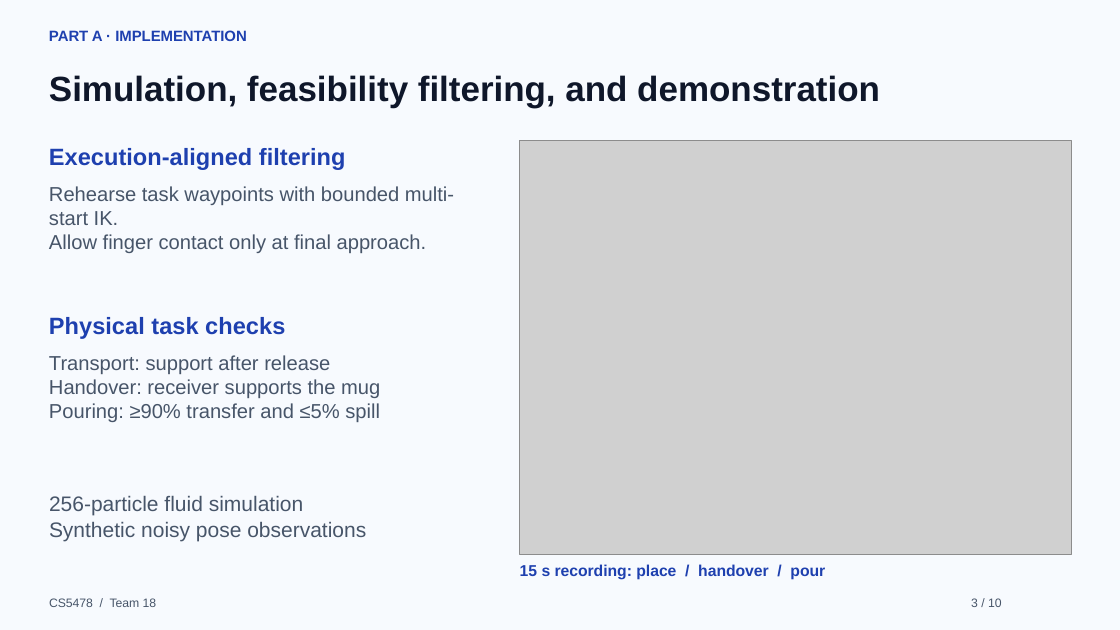
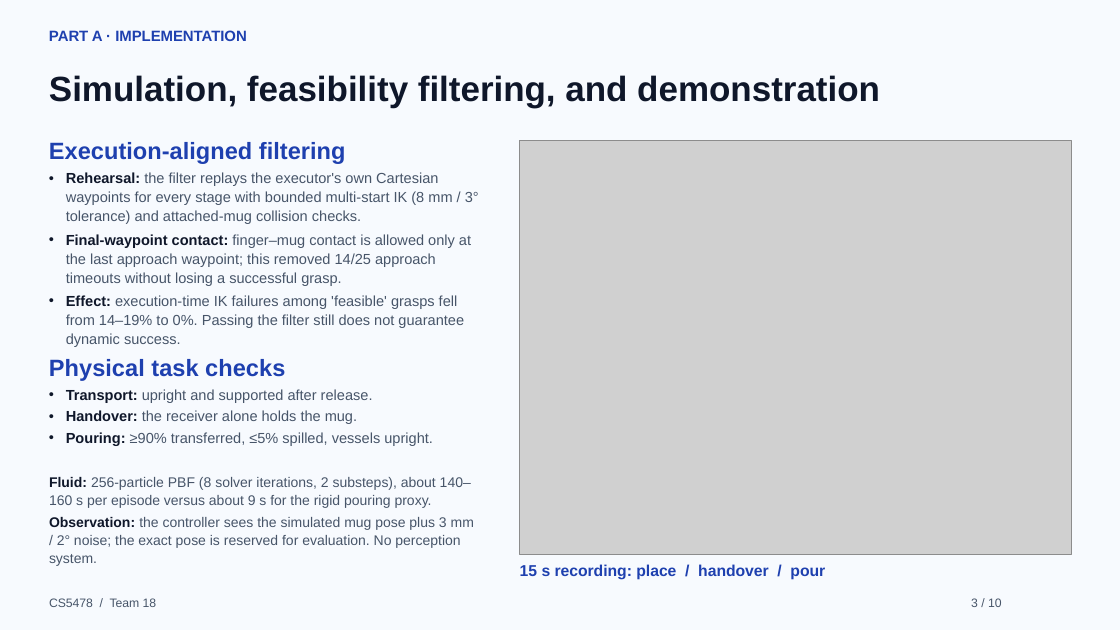
Before and after one commit to Xl440102/cs5478-task-aware-grasp-selection, a slide deck: slide 3 of presentation/CS5478_Task_Aware_Grasp_Selection_Presentation_v2.pptx. Drawn at 1120x630 pixels with LibreOffice and Linux fonts; fonts in the diff are those of the drawing; grey boxes stand for pictures. Boxes give left, top, right and bottom in pixels: in the first picture for what was removed or moved away, otherwise in the second. Text is boxed around its words. In the diff, an @@ line names an element or a change of style, - is before the commit and + after.

```diff
--- a/presentation/CS5478_Task_Aware_Grasp_Selection_Presentation_v2.pptx
+++ b/presentation/CS5478_Task_Aware_Grasp_Selection_Presentation_v2.pptx
@@ text "Execution-aligned filtering": place and size @@
-text "Execution-aligned filtering" at box(49, 148, 346, 170)
+text "Execution-aligned filtering" at box(49, 142, 346, 164)
@@ text at box(66, 172, 479, 347): text changed; size 17.2 to 12.5 pt @@
-Rehearse task waypoints with bounded multi-start IK.
-Allow finger contact only at final approach.
+• Rehearsal: the filter replays the executor's own Cartesian waypoints for every stage with bounded multi-start IK (8 mm / 3° tolerance) and attached-mug collision checks.
+• Final-waypoint contact: finger–mug contact is allowed only at the last approach waypoint; this removed 14/25 approach timeouts without losing a successful grasp.
+• Effect: execution-time IK failures among 'feasible' grasps fell from 14–19% to 0%. Passing the filter still does not guarantee dynamic success.
@@ text "Physical task checks": place and size @@
-text "Physical task checks" at box(49, 317, 285, 339)
+text "Physical task checks" at box(49, 359, 285, 381)
@@ text at box(66, 389, 433, 446): text changed; size 17.2 to 12.5 pt @@
-Transport: support after release
-Handover: receiver supports the mug
-Pouring: ≥90% transfer and ≤5% spill
+• Transport: upright and supported after release.
+• Handover: the receiver alone holds the mug.
+• Pouring: ≥90% transferred, ≤5% spilled, vessels upright.
@@ text at box(49, 477, 474, 566): text changed; size 18 to 12 pt @@
-256-particle fluid simulation
-Synthetic noisy pose observations
+Fluid: 256-particle PBF (8 solver iterations, 2 substeps), about 140–160 s per episode versus about 9 s for the rigid pouring proxy.
+Observation: the controller sees the simulated mug pose plus 3 mm / 2° noise; the exact pose is reserved for evaluation. No perception system.
```
Also in this commit, not shown: 8 other slides changed, 1 other file.
